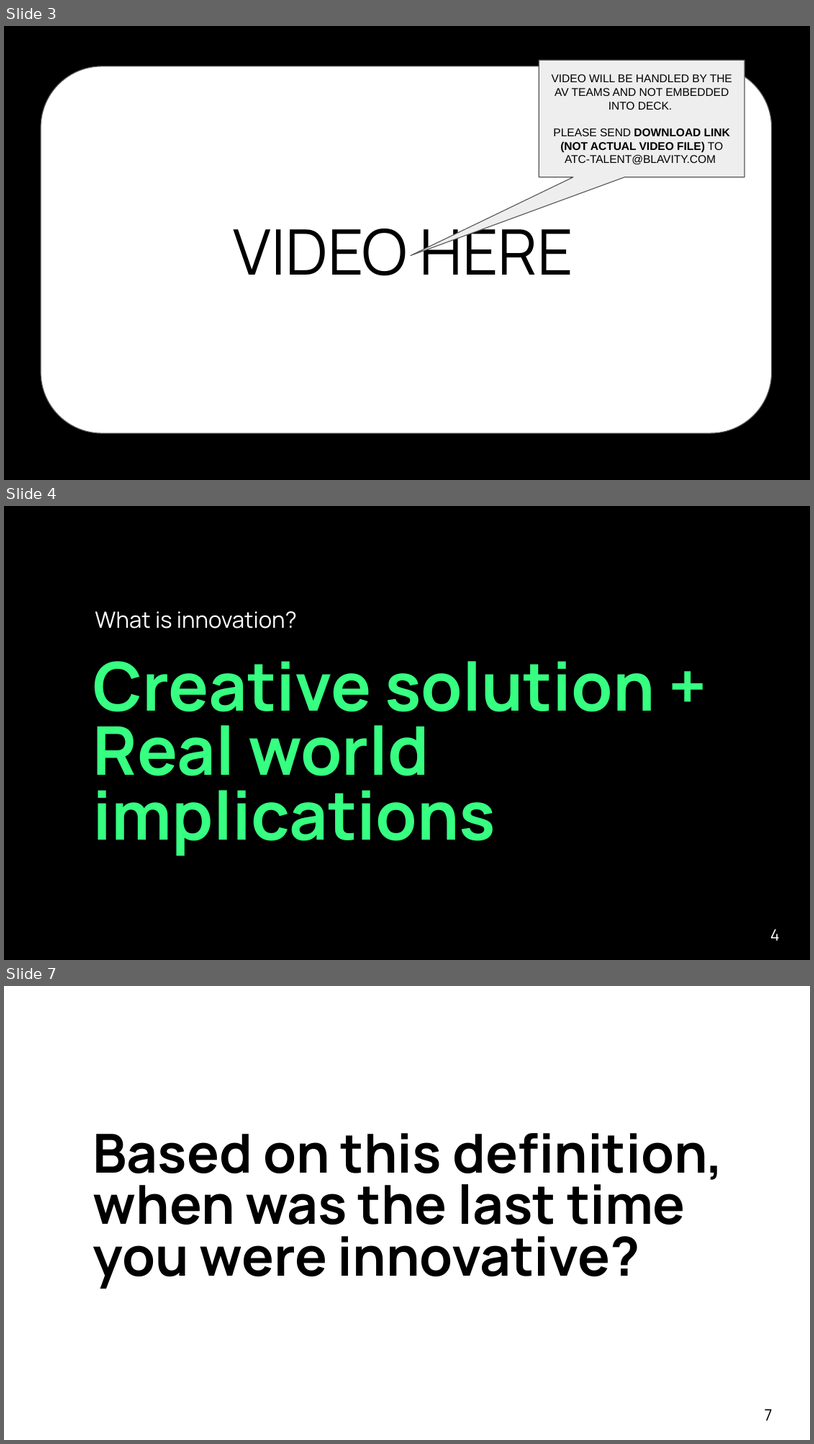
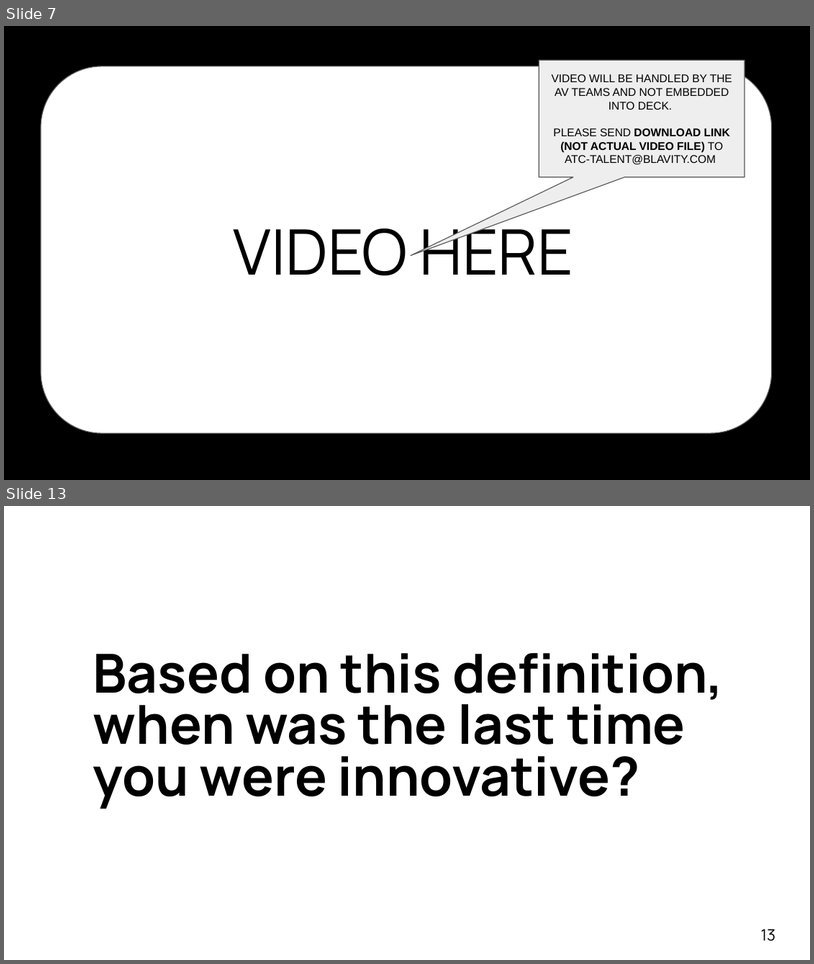
Before and after one commit to ggreen/real-time-AI-ML-event-streaming, a slide deck: docs/conferences/afrotech-realtime-ai-2024.pptx. Shown one above the other, each under a label of ours: slides 3, 4 and 7 before the commit, slides 7 and 13 after it; the slides between them are not shown. The pictures are 814x1444 and 814x964 pixels, drawn with LibreOffice and Linux fonts; fonts in the diff are those of the drawing; background and template pictures are left out. Boxes give left, top, right and bottom in pixels: in the first picture for what was removed or moved away, otherwise in the second. Text is boxed around its words. In the diff, an @@ line names an element or a change of style, - is before the commit and + after.

```diff
--- a/docs/conferences/afrotech-realtime-ai-2024.pptx
+++ b/docs/conferences/afrotech-realtime-ai-2024.pptx
@@ slide 4 removed at [4,506,810,960], background #000000 @@
@@ text removed at [95,611,297,628] @@
-What is innovation?
@@ text removed at [93,661,655,856] @@
-Creative solution + Real world implications
@@ page number removed at [771,929,780,940] @@
-4
@@ what was slide 3 is now slide 7 @@
@@ what was slide 7 is now slide 13 @@
@@ page number at [761,929,777,941]: text changed @@
-7
+13
```
Also in this commit, not shown: 9 slides added, 2 other slides removed.
